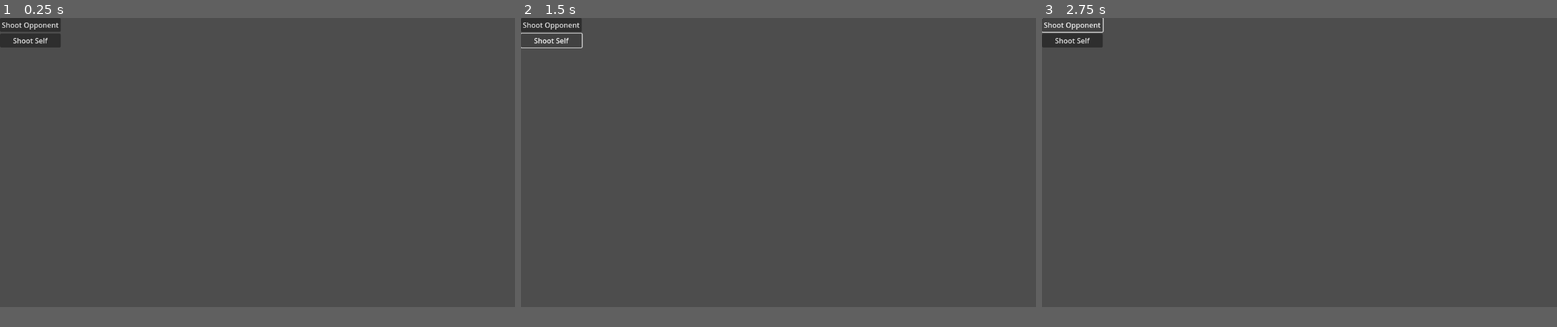
Above: before the commit, frames 1-3 (left to right).
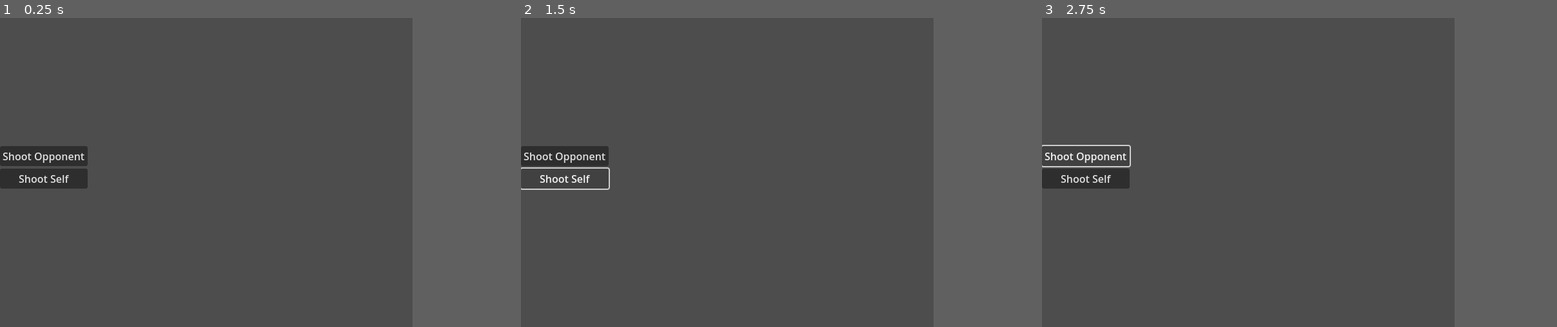
Above: after the commit, the same moments.

Repository: Ikatono/BuckshotGodot
Game: Godot game, scene res://gameplay.tscn
The game is run twice, just before and just after one commit, with the same random seed, the same clock (stepped at 60 frames per second) and the same inputs. The project has no main scene, so this scene is started directly.
Inputs:
- Up to frame 1 (0.25 s): no input
- Up to frame 2 (1.5 s): click "Shoot Opponent" at 0.5 s; click "Shoot Self" at 1.25 s
- Up to frame 3 (2.75 s): click "Shoot Opponent" at 2 s
In our replay, the window is 799x449 before the commit and 640x480 after it. These sizes can differ from the game's own. Grey fills any space a smaller window leaves; there, only what the larger window draws over its background counts as a difference.

The runs differ from the first frame. In frame 1, 3.1% of the frame differs, in the area x 0-18%, y 0-56%; in frame 2, 1.9%; in frame 3, 2.1%.
Error before the commit: Invalid access to property or key 'max_inventory' on a base object of type 'Nil'. (res://ItemManager.gd:26)
Error after the commit: Invalid access to property or key 'max_inventory' on a base object of type 'Nil'. (res://ItemManager.gd:53)

Commit message:
some updates

Diff:
--- a/GameConfiguration.gd
+++ b/GameConfiguration.gd
@@ -1,2 +1,6 @@
 @export var max_inventory: int = 8
 @export var cig_limit: int = 2
+
+@export var live_color = Color.DARK_RED
+@export var blank_color = Color.DIM_GRAY
+@export var unset_color = Color.WHITE_SMOKE
--- a/GameState.gd
+++ b/GameState.gd
@@ -1,7 +1,9 @@
 extends Node
 
 var player1_active = false
+
 var player_cuffed = false
+var gun_sawed = false
 
 #true for live, false for blank
 var shells: Array[bool] = []
@@ -14,3 +16,9 @@
 
 var player1_score = 0
 var player2_score = 0
+
+#deals x damage to player, returns true if player dies
+#func player_deal_damage(damage: int) -> bool:
+	#player1_health -= damage
+	#if player1_health <= 0:
+		#player1_health = 0
--- /dev/null
+++ b/GameplayManager.gd
@@ -0,0 +1,67 @@
+extends Container
+
+signal new_stage
+signal new_round(items: int)
+
+signal self_shot_live(sawed: bool)
+signal enemy_shot_live(sawed: bool)
+
+signal display_shell(is_live: bool)
+
+signal self_dead
+signal enemy_dead
+
+@onready
+var lastShellIndicator = $LastShellIndicator
+
+func shoot_other_player():
+	var is_live = GameState.shells.pop_front()
+	if is_live:
+		lastShellIndicator.set_live()
+		enemy_shot_live.emit(GameState.gun_sawed)
+		GameState.player2_health -= 2 if GameState.gun_sawed else 1
+		if GameState.player2_health <= 0:
+			GameState.player2_health = 0
+			enemy_dead.emit()
+	else:
+		lastShellIndicator.set_blank()
+	end_self_turn()
+
+func shoot_self():
+	var is_live = GameState.shells.pop_front()
+	if is_live:
+		lastShellIndicator.set_live()
+		self_shot_live.emit(GameState.gun_sawed)
+		GameState.player1_health -= 2 if GameState.gun_sawed else 1
+		if GameState.player1_health <= 0:
+			GameState.player1_health = 0
+			self_dead.emit()
+		end_self_turn()
+	else:
+		lastShellIndicator.set_blank()
+
+func end_self_turn():
+	pass
+
+func end_enemy_turn():
+	pass
+
+func _on_shoot_other_button_player_shoot_other():
+	shoot_other_player()
+
+func _on_shoot_self_button_player_shoot_self():
+	shoot_self()
+
+
+func _on_inventory_use_beer():
+	display_shell.emit(GameState.shells.pop_front())
+
+func _on_inventory_use_cigs():
+	if GameState.player1_health < GameState.max_health:
+		GameState.player1_active += 1
+
+func _on_inventory_use_glass():
+	display_shell.emit(GameState.shells[0])
+
+func _on_inventory_use_saw():
+	GameState.gun_sawed = true
--- a/HealthIndicatorScript.gd
+++ b/HealthIndicatorScript.gd
@@ -6,3 +6,7 @@
 		"them": GameState.player2_health,
 		"max": GameState.max_health,
 	})
+
+
+func _on_gameplay_new_stage():
+	rewrite()
--- a/Inventory.gd
+++ /dev/null
@@ -1,14 +0,0 @@
-extends Node
-
-
-# Called when the node enters the scene tree for the first time.
-func _ready():
-	pass
-
-
-# Called every frame. 'delta' is the elapsed time since the previous frame.
-func _process(_delta):
-	pass
-
-func use_item(item):
-	pass
--- a/ItemManager.gd
+++ b/ItemManager.gd
@@ -1,17 +1,44 @@
 extends GridContainer
 
 var inventoryButton = preload("res://InventoryButton.tscn")
+var _itemTypes = preload("res://ItemTypes.gd")
+var itemType = _itemTypes.ItemType
+
+signal use_cuffs
+signal use_cigs
+signal use_saw
+signal use_glass
+signal use_beer
 
 func choose_width(items: int) -> int:
-	return floor(sqrt(items * 2))
+	if items <= 1:
+		return 1
+	elif items <= 4:
+		return 2
+	elif items <= 6:
+		return 3
+	elif items <= 12:
+		return 4
+	elif items <= 20:
+		return 5
+	elif items <= 24:
+		return 6
+	#rough method to format larger numbers
+	return floor(sqrt(items * 2 + 1))
 
+#delete all children and create new ones
 func reset_children(child_count: int):
 	var buttons = get_child_buttons()
 	for b in buttons:
 		remove_child(b)
+	columns = choose_width(child_count)
 	for i in range(child_count):
 		add_child(inventoryButton.instantiate(PackedScene.GEN_EDIT_STATE_DISABLED))
-	columns = choose_width(child_count)
+
+#set existing children to None
+func clear_children():
+	for c in get_child_buttons():
+		c.update_item(itemType.None)
 
 #consider caching until reset_children() is called
 func get_child_buttons() -> Array[Button]:
@@ -56,5 +83,23 @@
 func use_item(button: Button):
 	var item_type = button.item
 	match item_type:
-		_:
-			pass
+		itemType.CIGARETTE:
+			use_cigs.emit()
+		itemType.SAW:
+			use_saw.emit()
+		itemType.GLASS:
+			use_glass.emit()
+		itemType.BEER:
+			use_beer.emit()
+		itemType.CUFFS:
+			use_cuffs.emit()
+	button.update_item(itemType.None)
+
+
+func _on_gameplay_new_round(items):
+	for i in range(items):
+		add_item(generate_possible_item())
+
+
+func _on_gameplay_new_stage():
+	clear_children()
--- a/Items.gd
+++ b/Items.gd
@@ -14,7 +14,7 @@
 func _pressed():
 	pass
 
-func get_texture(new_item) -> Texture2D:
+static func get_texture(new_item) -> Texture2D:
 	match new_item:
 		ItemTypes.ItemType.Cigarette:
 			return preload("res://assets/icons/PixelMart/energy_bar.png")
--- /dev/null
+++ b/LastShellIndicatorScript.gd
@@ -0,0 +1,16 @@
+extends ColorRect
+
+func _on_gameplay_display_shell(is_live):
+	if is_live:
+		set_live()
+	else:
+		set_blank()
+
+func set_live():
+	color = GameConfiguration.live_color
+
+func set_blank():
+	color = GameConfiguration.blank_color
+
+func reset_display():
+	color = GameConfiguration.unset_color
--- a/ShellIndicatorScript.gd
+++ b/ShellIndicatorScript.gd
@@ -1,7 +1,5 @@
 extends RichTextLabel
 
-const live_color = Color.DARK_RED
-const blank_color = Color.DIM_GRAY
 const display_time = 3.0
 
 func display_shells():
@@ -10,9 +8,9 @@
 	clear()
 	for b in shuffled:
 		if b:
-			push_color(live_color)
+			push_color(GameConfiguration.live_color)
 		else:
-			push_color(blank_color)
+			push_color(GameConfiguration.blank_color)
 		append_text("▉")
 		pop()
 
@@ -20,7 +18,7 @@
 	clear()
 
 #called after GamestateManager is updated
-func _on_gameplay_new_round():
+func _on_gameplay_new_round(items: int):
 	display_shells()
 	await get_tree().create_timer(display_time).timeout
 	hide_shells()
--- a/gameplay.tscn
+++ b/gameplay.tscn
@@ -1,23 +1,21 @@
-[gd_scene load_steps=7 format=3 uid="uid://cujdef7evnrlh"]
+[gd_scene load_steps=8 format=3 uid="uid://cujdef7evnrlh"]
 
 [ext_resource type="Script" path="res://ItemManager.gd" id="1_1voyt"]
-[ext_resource type="Script" path="res://GamestateManager.gd" id="1_dscsj"]
+[ext_resource type="Script" path="res://GameplayManager.gd" id="1_bwqjh"]
 [ext_resource type="Script" path="res://ShootOtherScript.gd" id="2_00epn"]
 [ext_resource type="Script" path="res://ShootSelfScript.gd" id="3_b73ex"]
 [ext_resource type="Script" path="res://HealthIndicatorScript.gd" id="3_mi1t4"]
 [ext_resource type="Script" path="res://ShellIndicatorScript.gd" id="6_cuhb1"]
+[ext_resource type="Script" path="res://LastShellIndicatorScript.gd" id="7_a13n1"]
 
-[node name="Gameplay" type="Container"]
+[node name="Gameplay" type="VBoxContainer"]
 anchors_preset = 15
 anchor_right = 1.0
 anchor_bottom = 1.0
 grow_horizontal = 2
 grow_vertical = 2
-script = ExtResource("1_dscsj")
-
-[node name="Inventory" type="GridContainer" parent="."]
-layout_mode = 2
-script = ExtResource("1_1voyt")
+alignment = 1
+script = ExtResource("1_bwqjh")
 
 [node name="ShootOptions" type="GridContainer" parent="."]
 layout_mode = 2
@@ -32,12 +30,32 @@
 text = "Shoot Self"
 script = ExtResource("3_b73ex")
 
+[node name="Inventory" type="GridContainer" parent="."]
+layout_mode = 2
+script = ExtResource("1_1voyt")
+
 [node name="HealthIndicators" type="RichTextLabel" parent="."]
 layout_mode = 2
+text = "Your health:
+Enemy health:"
 script = ExtResource("3_mi1t4")
 
 [node name="ShellIndicator" type="RichTextLabel" parent="."]
 layout_mode = 2
 script = ExtResource("6_cuhb1")
 
+[node name="LastShellIndicator" type="ColorRect" parent="."]
+layout_mode = 2
+script = ExtResource("7_a13n1")
+
+[connection signal="display_shell" from="." to="LastShellIndicator" method="_on_gameplay_display_shell"]
+[connection signal="new_round" from="." to="Inventory" method="_on_gameplay_new_round"]
 [connection signal="new_round" from="." to="ShellIndicator" method="_on_gameplay_new_round"]
+[connection signal="new_stage" from="." to="Inventory" method="_on_gameplay_new_stage"]
+[connection signal="new_stage" from="." to="HealthIndicators" method="_on_gameplay_new_stage"]
+[connection signal="player_shoot_other" from="ShootOptions/ShootOtherButton" to="." method="_on_shoot_other_button_player_shoot_other"]
+[connection signal="player_shoot_self" from="ShootOptions/ShootSelfButton" to="." method="_on_shoot_self_button_player_shoot_self"]
+[connection signal="use_beer" from="Inventory" to="." method="_on_inventory_use_beer"]
+[connection signal="use_cigs" from="Inventory" to="." method="_on_inventory_use_cigs"]
+[connection signal="use_glass" from="Inventory" to="." method="_on_inventory_use_glass"]
+[connection signal="use_saw" from="Inventory" to="." method="_on_inventory_use_saw"]
--- a/project.godot
+++ b/project.godot
@@ -21,6 +21,11 @@
 Stages="*res://Stages.gd"
 GameState="*res://GameState.gd"
 
+[display]
+
+window/size/viewport_width=640
+window/size/viewport_height=480
+
 [rendering]
 
 renderer/rendering_method="gl_compatibility"
